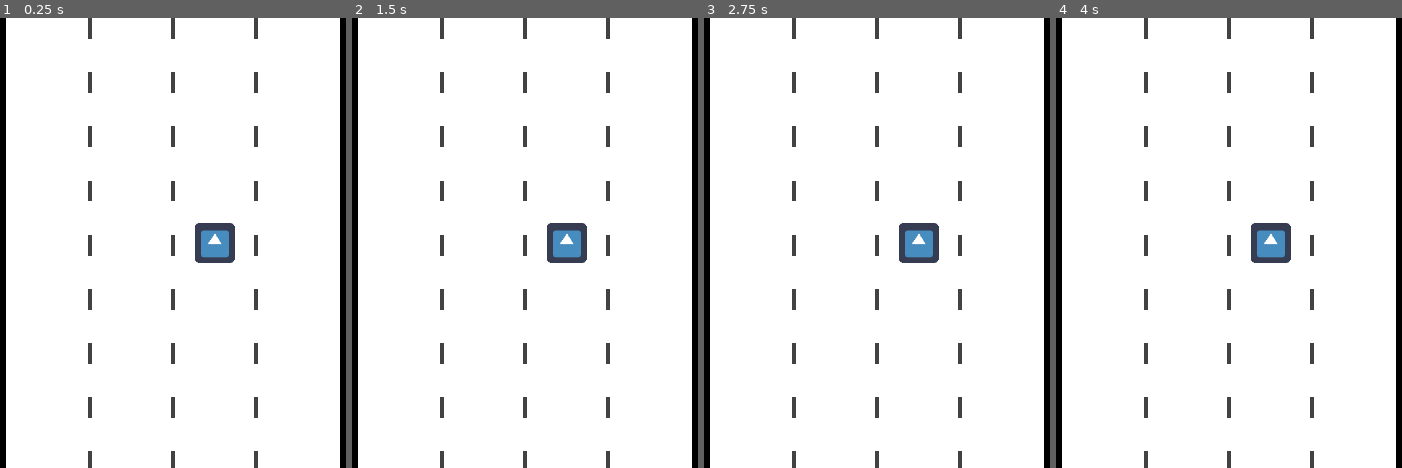
Above: before the commit, frames 1-4 (left to right).
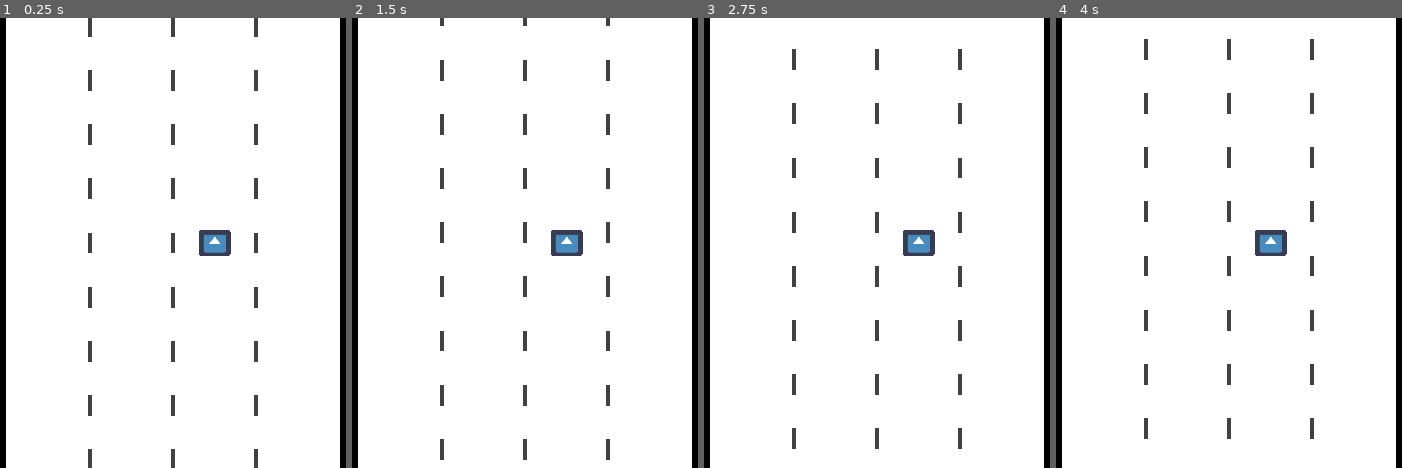
Above: after the commit, the same moments.

Repository: lajollagamesclub/week-139-followers
Game: Godot game, scene res://Main.tscn
Two runs of this game, one before a commit and one after it. Both use one fixed random seed, a clock stepped at 60 frames per second and the inputs below. The engine's default icon, where the game draws it, is replaced by a stand-in: a white triangle on a blue panel in a dark square.
Inputs:
- Up to frame 1 (0.25 s): no input
- Up to frame 2 (1.5 s): tap Enter at 0.5 s; tap Space at 1.25 s
- Up to frame 3 (2.75 s): tap Enter at 2 s
- Up to frame 4 (4 s): tap Space at 2.75 s; tap Enter at 3.5 s

The runs differ from the first frame. In frame 1, 1.0% of the frame differs, in the area x 25-75%, y 4-97%; in frame 2, 2.3%; in frame 3, 3.4%, in the area x 25-75%, y 0-100%; in frame 4, 3.4%.

Commit message:
Scroll lines with player movement

Diff:
--- a/src/DottedLine.gd
+++ b/src/DottedLine.gd
@@ -1,16 +1,22 @@
 tool
 extends Node2D
+
+const player_state = preload("res://player_state.tres")
 
 export var line_length: float = 40.0
 export var gap_length: float = 20.0
 export var width: float = 4.0
-export var color: Color = Color()
+export var color := Color()
+
+var offset := 0.0
 
 func _process(delta):
+	if not Engine.editor_hint:
+		offset = player_state.pos.y
 	update()
 
 func _draw():
-	var cur_line_y: float = 0.0
+	var cur_line_y: float = fmod(offset, line_length + gap_length) - (line_length + gap_length)
 	while cur_line_y < 1080.0:
 		draw_line(Vector2(0, cur_line_y), Vector2(0, cur_line_y + line_length), color, width)
 		cur_line_y += line_length + gap_length
--- a/src/Main.tscn
+++ b/src/Main.tscn
@@ -1,7 +1,8 @@
-[gd_scene load_steps=4 format=2]
+[gd_scene load_steps=5 format=2]
 
 [ext_resource path="res://icon.png" type="Texture" id=1]
 [ext_resource path="res://DottedLine.tscn" type="PackedScene" id=2]
+[ext_resource path="res://Player.gd" type="Script" id=3]
 
 [sub_resource type="RectangleShape2D" id=1]
 extents = Vector2( 32, 32 )
@@ -33,9 +34,10 @@
 
 [node name="Player" type="Area2D" parent="."]
 position = Vector2( 1060, 540 )
+script = ExtResource( 3 )
 
 [node name="Sprite" type="Sprite" parent="Player"]
-scale = Vector2( 1.5, 1.5 )
+scale = Vector2( 1.2, 1 )
 texture = ExtResource( 1 )
 
 [node name="CollisionShape2D" type="CollisionShape2D" parent="Player"]
--- /dev/null
+++ b/src/Player.gd
@@ -0,0 +1,7 @@
+extends Area2D
+
+const player_state = preload("res://player_state.tres")
+
+
+func _physics_process(delta):
+	player_state.move(Vector2(0, -500)*delta)
--- /dev/null
+++ b/src/PlayerState.gd
@@ -0,0 +1,9 @@
+extends Resource
+
+signal moved(move_vector)
+
+var pos: Vector2 = Vector2()
+
+func move(move_vector: Vector2):
+	emit_signal("moved", -move_vector)
+	pos -= move_vector
--- /dev/null
+++ b/src/player_state.tres
@@ -0,0 +1,6 @@
+[gd_resource type="Resource" load_steps=2 format=2]
+
+[ext_resource path="res://PlayerState.gd" type="Script" id=1]
+
+[resource]
+script = ExtResource( 1 )
